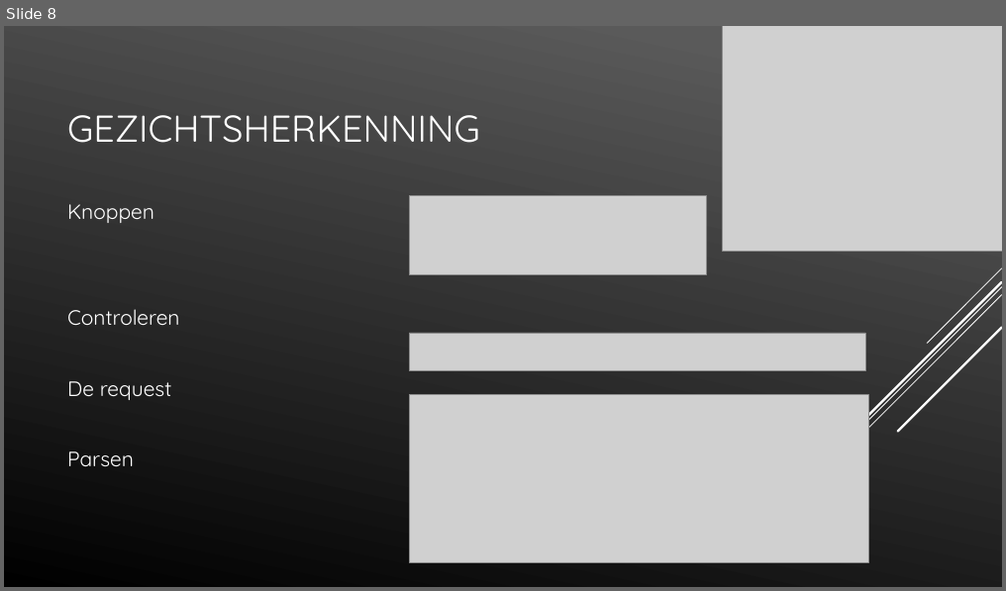
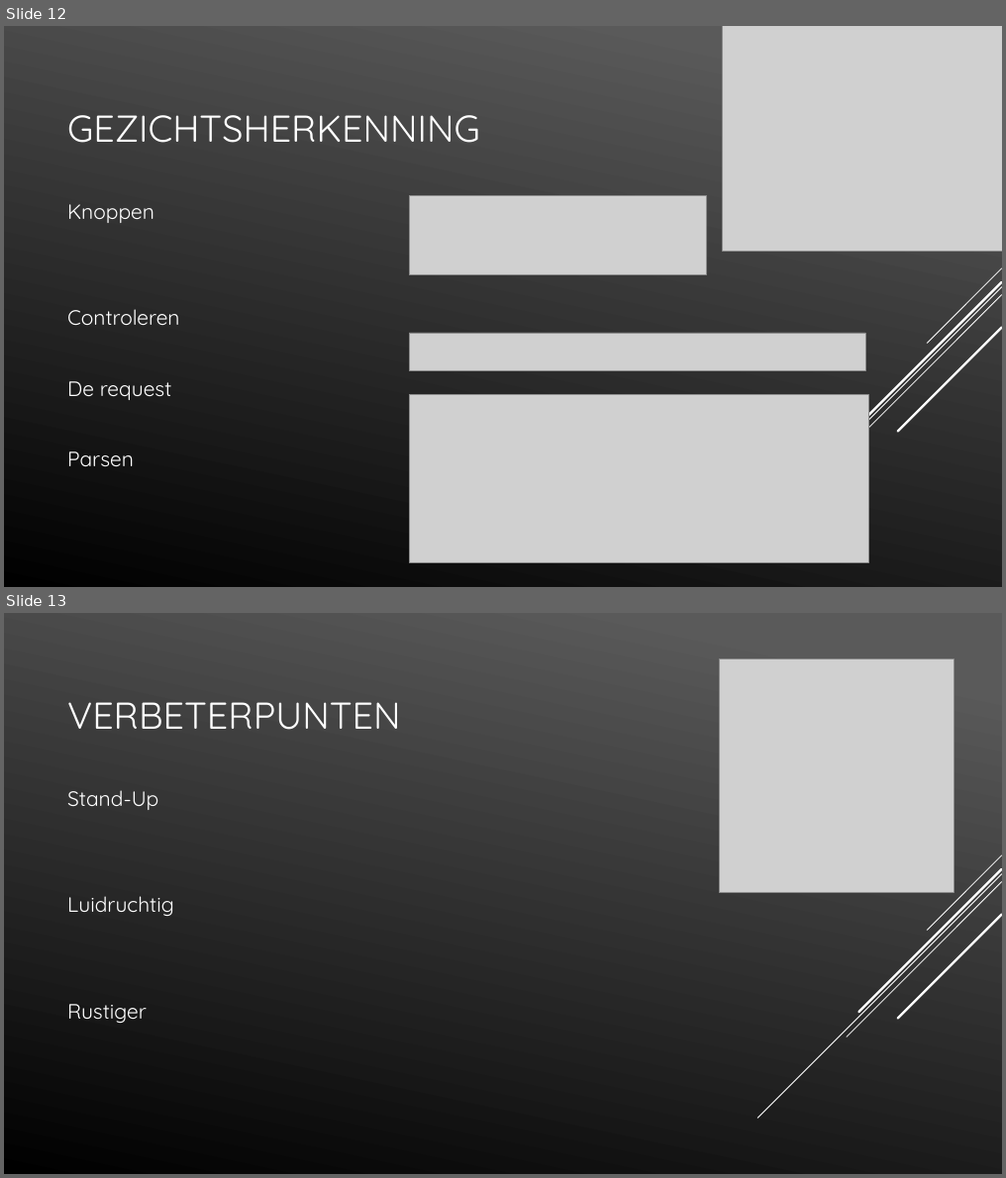
Before and after one commit to LucasHuls/Calc4You-Project-Groep-5, a slide deck: PowerPoint.pptx. Shown one above the other, each under a label of ours: slide 8 before the commit, slides 12 and 13 after it. The pictures are 1006x591 and 1006x1178 pixels, drawn with LibreOffice and Linux fonts; fonts in the diff are those of the drawing; grey boxes stand for pictures. Boxes give left, top, right and bottom in pixels: in the first picture for what was removed or moved away, otherwise in the second. Text is boxed around its words. In the diff, an @@ line names an element or a change of style, - is before the commit and + after.

```diff
--- a/PowerPoint.pptx
+++ b/PowerPoint.pptx
@@ slide 13 added at (x1=4, y1=613, x2=1002, y2=1174), background gradient #5B5B5B to #000000; not listed: 5 template elements that a slide beside it also shows @@
@@ picture added at (x1=720, y1=660, x2=953, y2=893) @@
@@ title added at (x1=67, y1=702, x2=400, y2=730), 36 pt, text #FFFFFF @@
+VERBETERPUNTEN
@@ text added at (x1=67, y1=790, x2=174, y2=1023), 20 pt, text #FFFFFF @@
+Stand-Up
+Luidruchtig
+Rustiger
@@ what was slide 8 is now slide 12 @@
```
Also in this commit, not shown: 3 slides changed, 6 other slides added.
